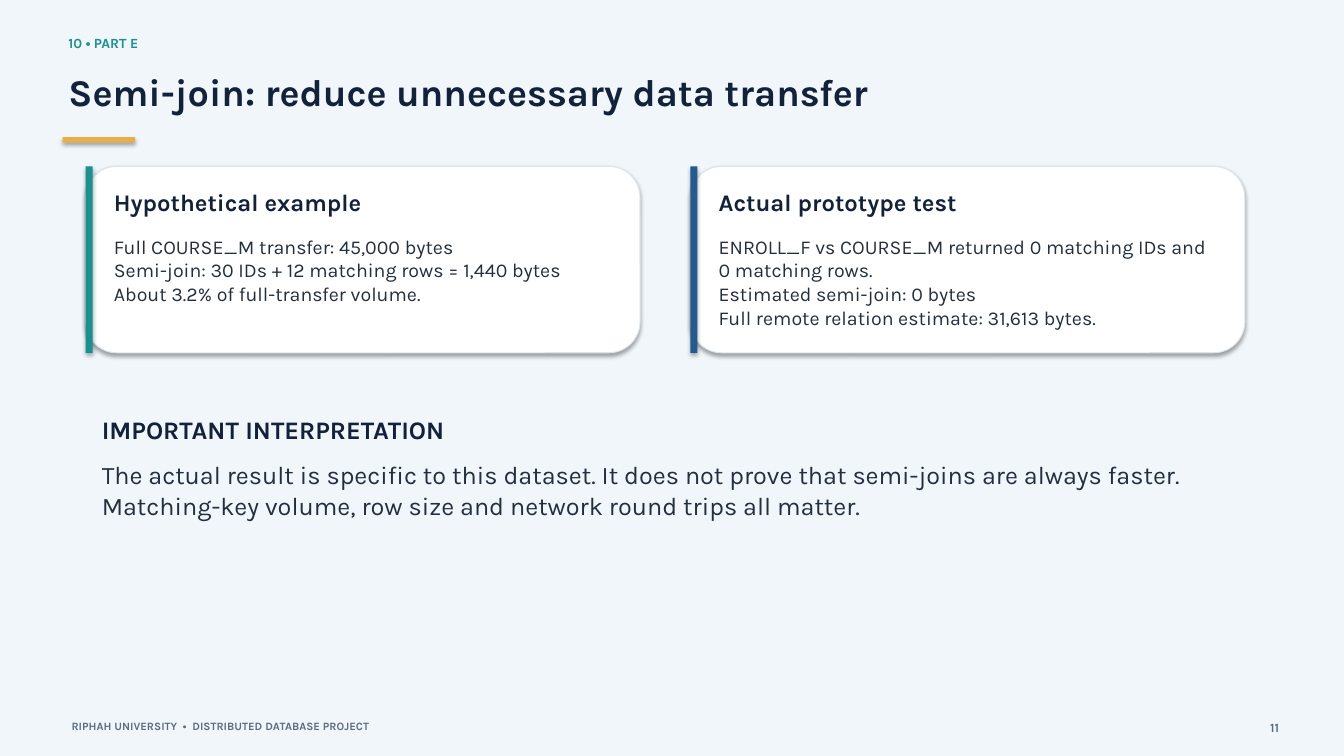
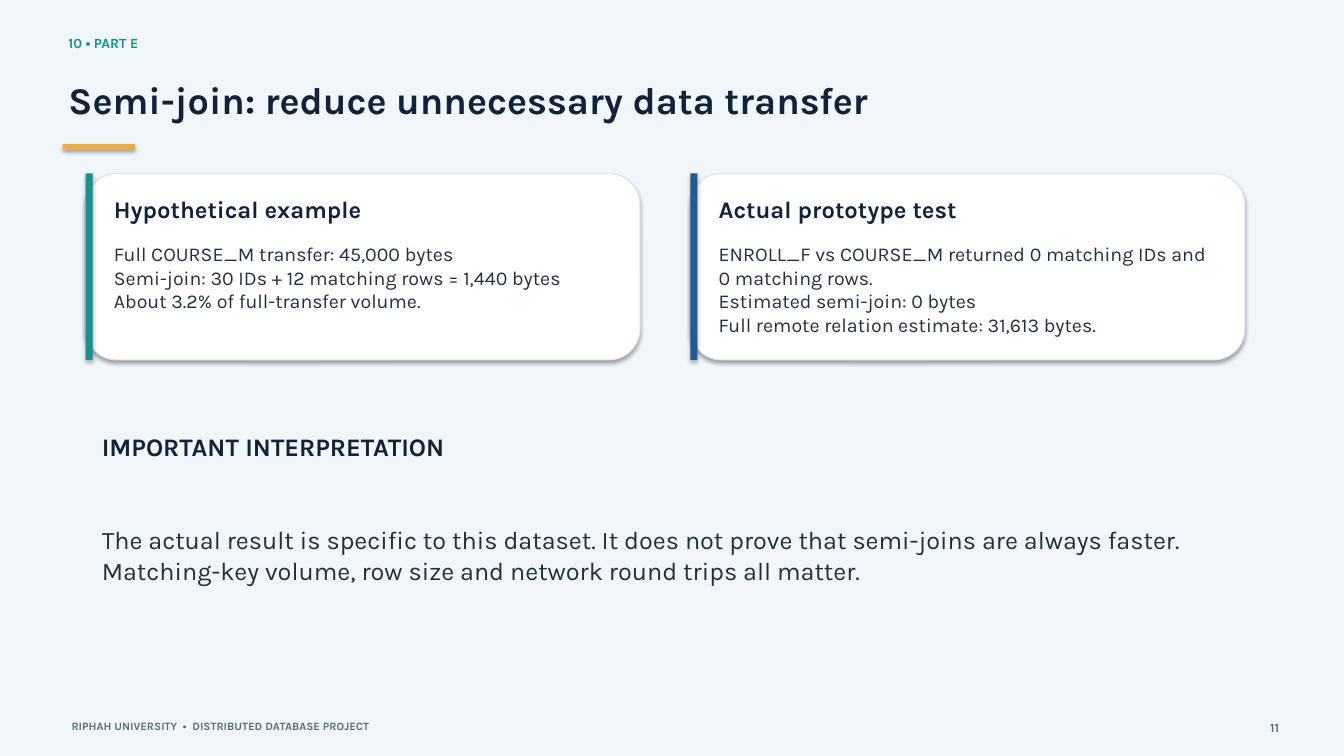
Before and after one commit to AbdulMooiz/Distrubuted_Database_for_Riphah_University, a slide deck: slide 11 of Project Presentation.pptx. Drawn at 1344x756 pixels with LibreOffice and Linux fonts; fonts in the diff are those of the drawing. Boxes give left, top, right and bottom in pixels: in the first picture for what was removed or moved away, otherwise in the second. Text is boxed around its words. In the diff, an @@ line names an element or a change of style, - is before the commit and + after.

```diff
--- a/Project Presentation.pptx
+++ b/Project Presentation.pptx
@@ 3 texts moved together from (x1=68, y1=79, x2=957, y2=217) to (x1=68, y1=87, x2=957, y2=224) @@
@@ 3 rectangles, 2 texts, 2 rounded rectangles moved together from (x1=63, y1=137, x2=1245, y2=353) to (x1=63, y1=144, x2=1245, y2=360) @@
@@ text "IMPORTANT INTERPRETATION" moved from (x1=102, y1=422, x2=444, y2=440) to (x1=102, y1=439, x2=444, y2=457) @@
@@ text "The actual result is specific ..." moved from (x1=102, y1=466, x2=1180, y2=521) to (x1=102, y1=531, x2=1180, y2=586) @@
```
Also in this commit, not shown: 7 other slides changed, 2 other files.
